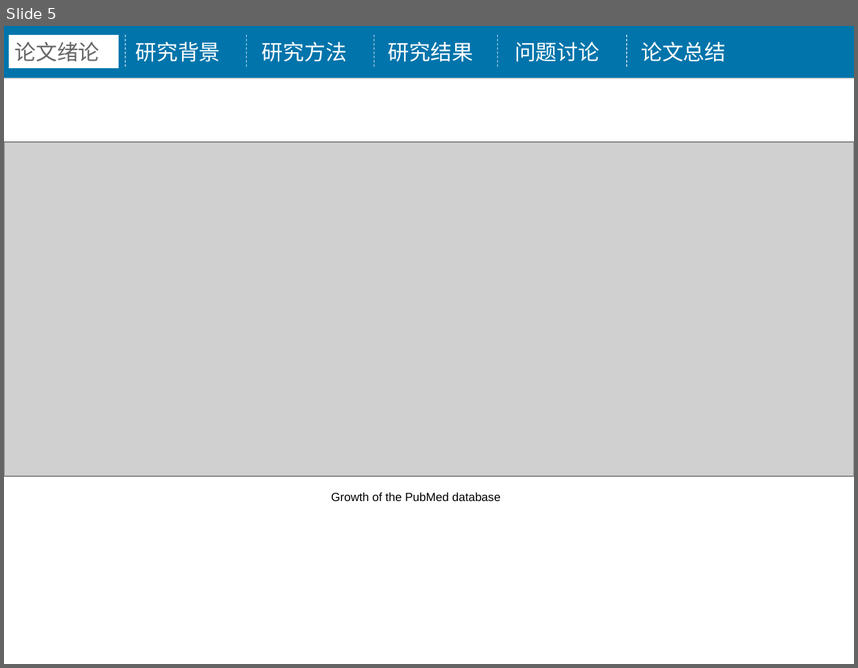
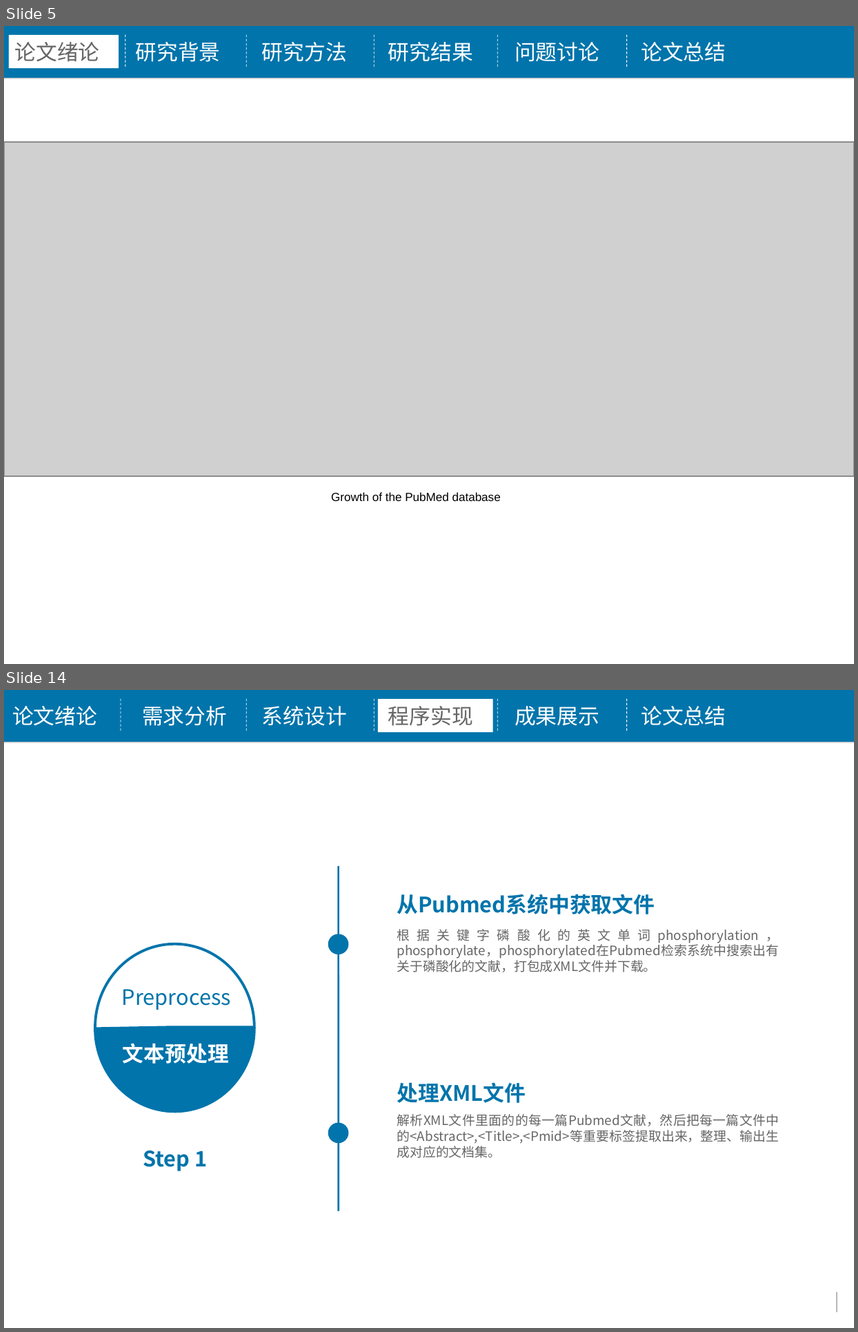
Before and after one commit to tianlanse93/MyGraduationDesign, a slide deck: 毕业论文/ppt4328.ppt. Shown one above the other, each under a label of ours: slide 5 before the commit, slides 5 and 14 after it; the slides between them are not shown. The pictures are 858x668 and 858x1332 pixels, drawn with LibreOffice and Linux fonts; fonts in the diff are those of the drawing; grey boxes stand for pictures; background and template pictures are left out. Boxes give left, top, right and bottom in pixels: in the first picture for what was removed or moved away, otherwise in the second. Text is boxed around its words. In the diff, an @@ line names an element or a change of style, - is before the commit and + after.

```diff
--- a/毕业论文/ppt4328.ppt
+++ b/毕业论文/ppt4328.ppt
@@ slide 14 added at [4, 690, 854, 1328], background picture (left out) @@
@@ rectangle added at [4, 690, 854, 742], fill #0174AB @@
@@ text added at [12, 706, 97, 726], 18 pt, text #FFFFFF @@
+论文绪论
@@ line added from (121, 698) to (121, 733), #FFFFFF 0.51 pt dashed @@
@@ text added at [142, 706, 227, 726], 18 pt, text #FFFFFF @@
+需求分析
@@ line added from (246, 698) to (246, 733), #FFFFFF 0.51 pt dashed @@
@@ text added at [262, 706, 347, 726], 18 pt, text #FFFFFF @@
+系统设计
@@ line added from (374, 698) to (374, 733), #FFFFFF 0.51 pt dashed @@
@@ rectangle added at [378, 700, 493, 733], fill #FFFFFF @@
@@ text added at [388, 706, 473, 726], 18 pt, text #666666 @@
+程序实现
@@ line added from (498, 698) to (498, 733), #FFFFFF 0.51 pt dashed @@
@@ text added at [515, 706, 599, 726], 18 pt, text #FFFFFF @@
+成果展示
@@ line added from (627, 698) to (627, 733), #FFFFFF 0.51 pt dashed @@
@@ text added at [641, 706, 726, 726], 18 pt, text #FFFFFF @@
+论文总结
@@ line added from (338, 866) to (338, 1211), #0174AB 1.5 pt @@
@@ text added at [397, 894, 655, 914], 18 pt, text #0174AB, bold @@
+从Pubmed系统中获取文件
@@ ellipse added at [328, 934, 348, 954], fill #0174AB @@
@@ text added at [397, 929, 779, 972], 11 pt, text #666666 @@
+根据关键字磷酸化的英文单词phosphorylation，phosphorylate，phosphorylated在Pubmed检索系统中搜索出有关于磷酸化的文献，打包成XML文件并下载。
@@ group added at [95, 944, 254, 1111]: 2 freeform shapes, 2 texts @@
+文本预处理
+Preprocess
@@ text added at [397, 1082, 526, 1103], 18 pt, text #0174AB, bold @@
+处理XML文件
@@ ellipse added at [328, 1123, 348, 1143], fill #0174AB @@
@@ text added at [397, 1114, 779, 1158], 11 pt, text #666666 @@
+解析XML文件里面的的每一篇Pubmed文献，然后把每一篇文件中的<Abstract>,<Title>,<Pmid>等重要标签提取出来，整理、输出生成对应的文档集。
@@ text added at [143, 1150, 208, 1171], 18 pt, text #0174AB, bold @@
+Step 1
@@ line added from (837, 1292) to (837, 1312), #3B3838 0.51 pt @@
```
Also in this commit, not shown: 9 slides changed, 8 other slides added, 4 slides removed.
